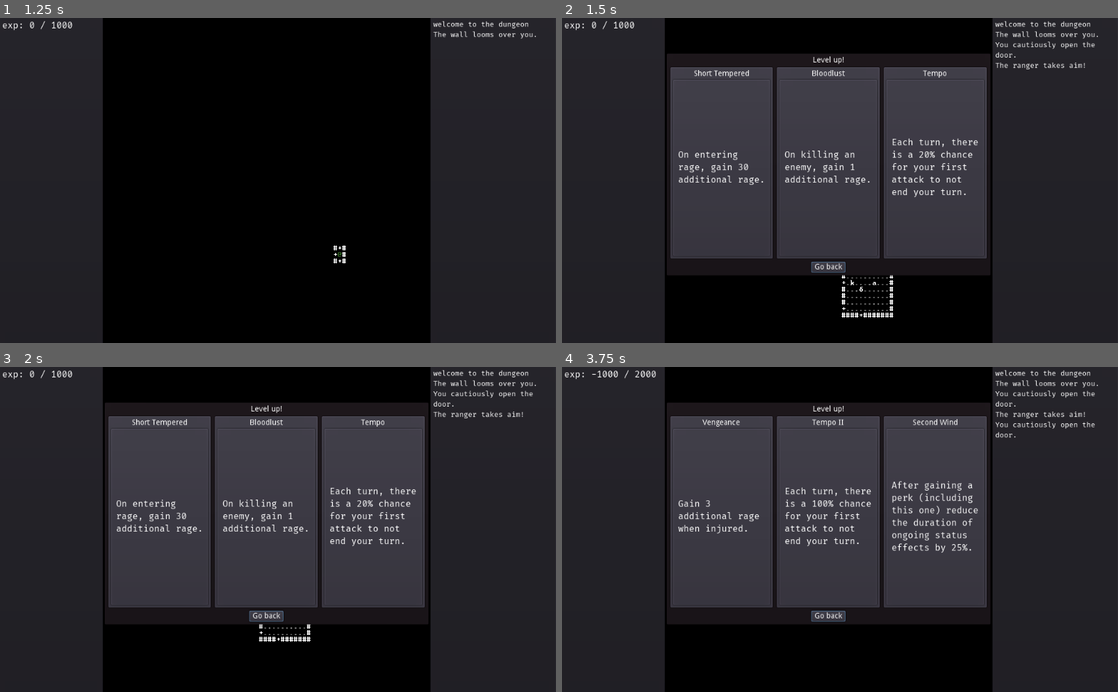
Above: before the commit, frames 1-4 (two rows, left to right).
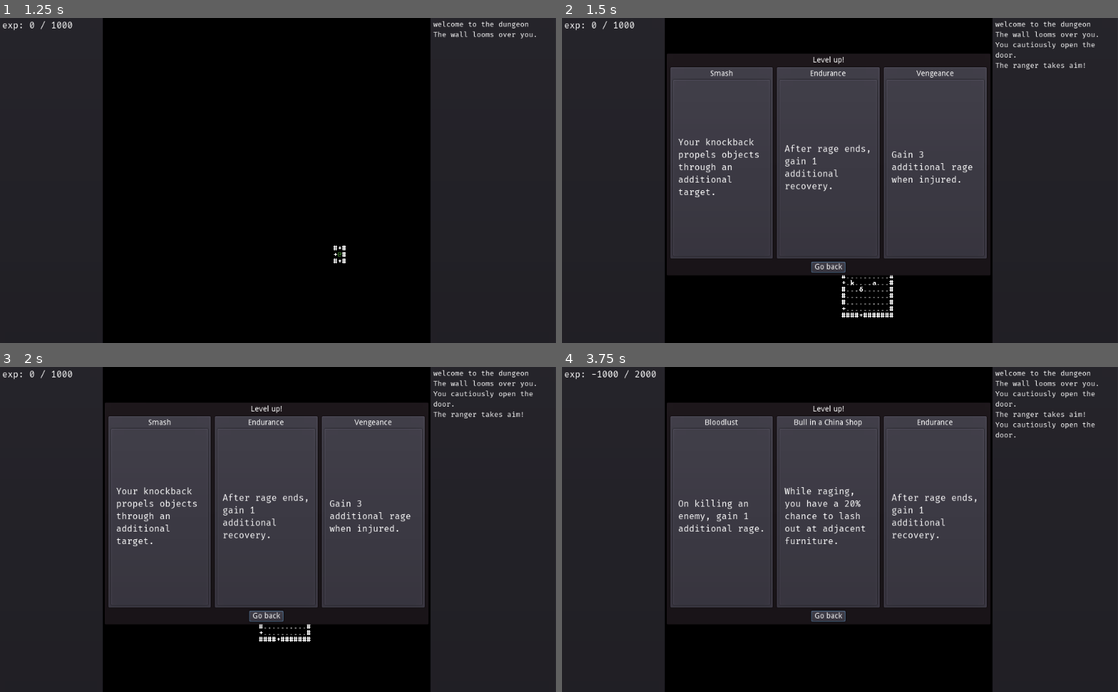
Above: after the commit, the same moments.

Repository: redxaxder/7DRL2022
Game: Godot game, scene res://scenes/root.tscn
The game is run twice, just before and just after one commit, with the same random seed, the same clock (stepped at 60 frames per second) and the same inputs.
Inputs:
- Up to frame 1 (1.25 s): tap Space (action) at 0.5 s; hold Right (right) from 0.53 s (still down); hold Space (action) from 0.53 s (still down)
- Up to frame 2 (1.5 s): release Right (right) at 1.28 s; release Space (action) at 1.28 s; hold Down (down) from 1.28 s (still down); tap Enter (level_up) at 1.35 s
- Up to frame 3 (2 s): keep holding Down (down)
- Up to frame 4 (3.75 s): release Down (down) at 2.03 s; hold Right (right) 2.03-2.78 s; hold . (pass) 2.03-2.78 s; hold Up (up) 2.78-3.53 s; tap Space (action) at 2.85 s; hold Left (left) from 3.53 s (still down); hold Enter (level_up) from 3.53 s (still down)

Frame 1 is identical in both runs. In frame 2, 1.9% of the frame differs, in the area x 20-75%, y 16-56%; in frame 3, 1.9%; in frame 4, 2.1%, in the area x 20-75%, y 16-58%.

Commit message:
Bull in a china shop

Diff:
--- a/lib/perk.gd
+++ b/lib/perk.gd
@@ -6,7 +6,7 @@
 var perk_type: int
 var description: String
 
-enum PERK_TYPE{ SHORT_TEMPERED, BLOODLUST, VENGEANCE, ENDURANCE, POWER_ATTACK, SECOND_WIND, TEMPO, SWIFT }
+enum PERK_TYPE{ SHORT_TEMPERED, BLOODLUST, VENGEANCE, ENDURANCE, POWER_ATTACK, SECOND_WIND, TEMPO, SWIFT, CHINA }
 
 func evolve_perk() -> bool:
 	return false
--- /dev/null
+++ b/lib/perks/chinabull.gd
@@ -0,0 +1,21 @@
+extends Perk
+
+var bonus: int
+
+func _init():
+	perk_type = PERK_TYPE.CHINA
+	config()
+
+func evolve_perk() -> bool:
+	if level >= 1:
+		return false
+	level += 1
+	config()
+	return true
+
+var titles = ["Bull in a China Shop", "Bull in a China Shop II"]
+var bonuses = [20,100]
+func config():
+	title = titles[level]
+	bonus = bonuses[level]
+	description = "While raging, you have a {0}% chance to lash out at adjacent furniture.".format([bonus])
--- a/scenes/level_up_modal.gd
+++ b/scenes/level_up_modal.gd
@@ -12,6 +12,7 @@
 	preload("res://lib/perks/secondwind.gd").new(),
 	preload("res://lib/perks/tempo.gd").new(),
 	preload("res://lib/perks/swift.gd").new(),
+	preload("res://lib/perks/chinabull.gd").new(),
 	]
 
 func _ready():
--- a/scenes/run.gd
+++ b/scenes/run.gd
@@ -27,9 +27,10 @@
 
 var block_input = 0
 
-# for tempo perk
+# for perks
 var tempo_chance: int = 0
 var did_tempo: bool = false
+var furniture_smash_chance: int = 0
 
 func _ready():
 	randomize()
@@ -119,6 +120,10 @@
 			if did_attack && (randi()%100 < tempo_chance) && !did_tempo:
 				did_tempo = true
 				return
+			if pc.rage > 0:
+				for d in [Dir.DIR.UP, Dir.DIR.DOWN, Dir.DIR.LEFT, Dir.DIR.RIGHT]:
+					if randi()%100 < furniture_smash_chance:
+						pc.try_kick_furniture(d)
 			tick += 1
 			pc.tick()
 			pc_dijkstra.update([pc.get_pos()])
@@ -187,10 +192,12 @@
 	level_up_modal.visible = true
 	level_up_modal.focus()
 
-func _on_pick_perk(p):
+func _on_pick_perk(p: Perk):
 	match p.perk_type:
 		p.PERK_TYPE.TEMPO:
 			tempo_chance += p.bonus
+		p.PERK_TYPE.CHINA:
+			furniture_smash_chance += p.bonus
 		_:
 			pass
 
